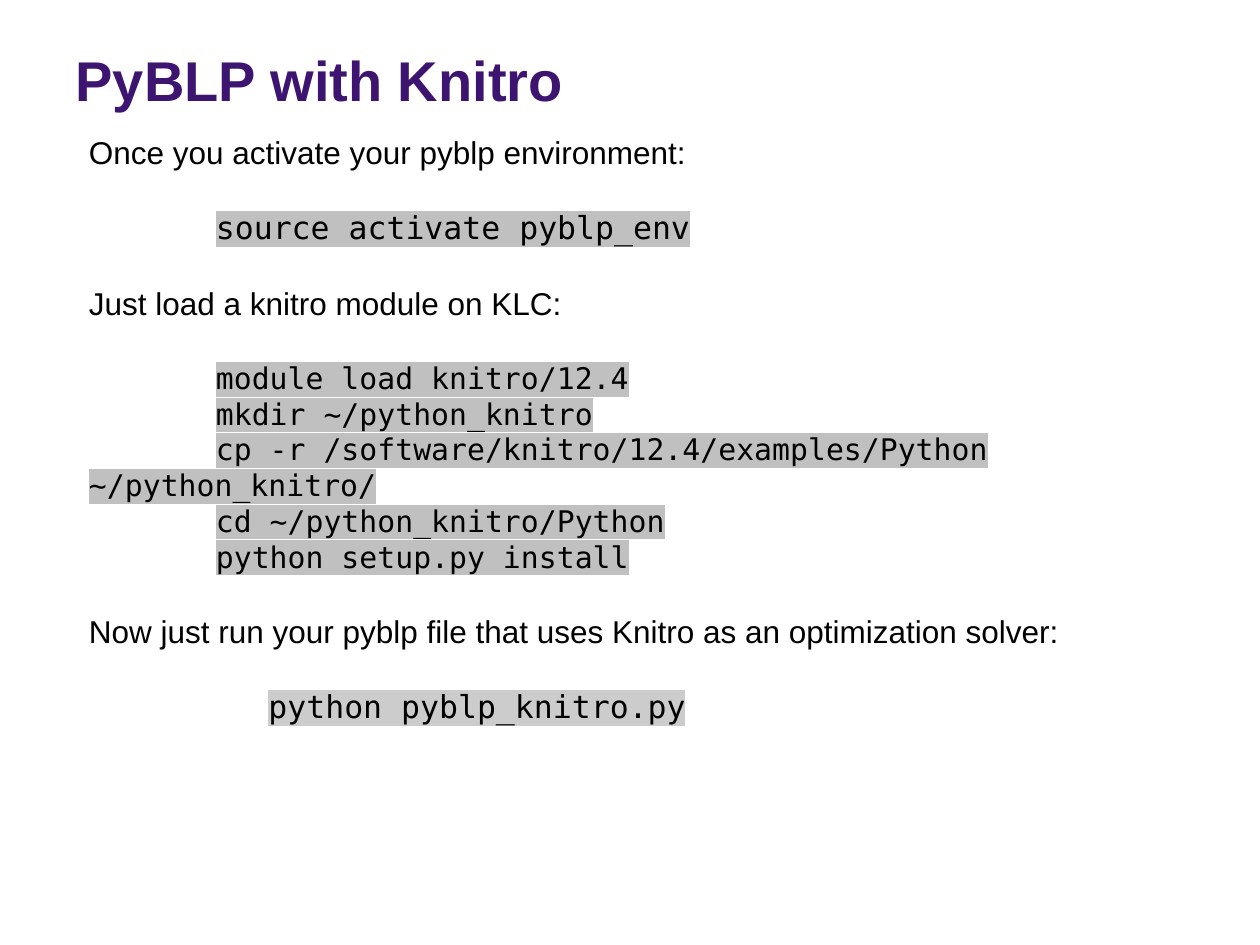
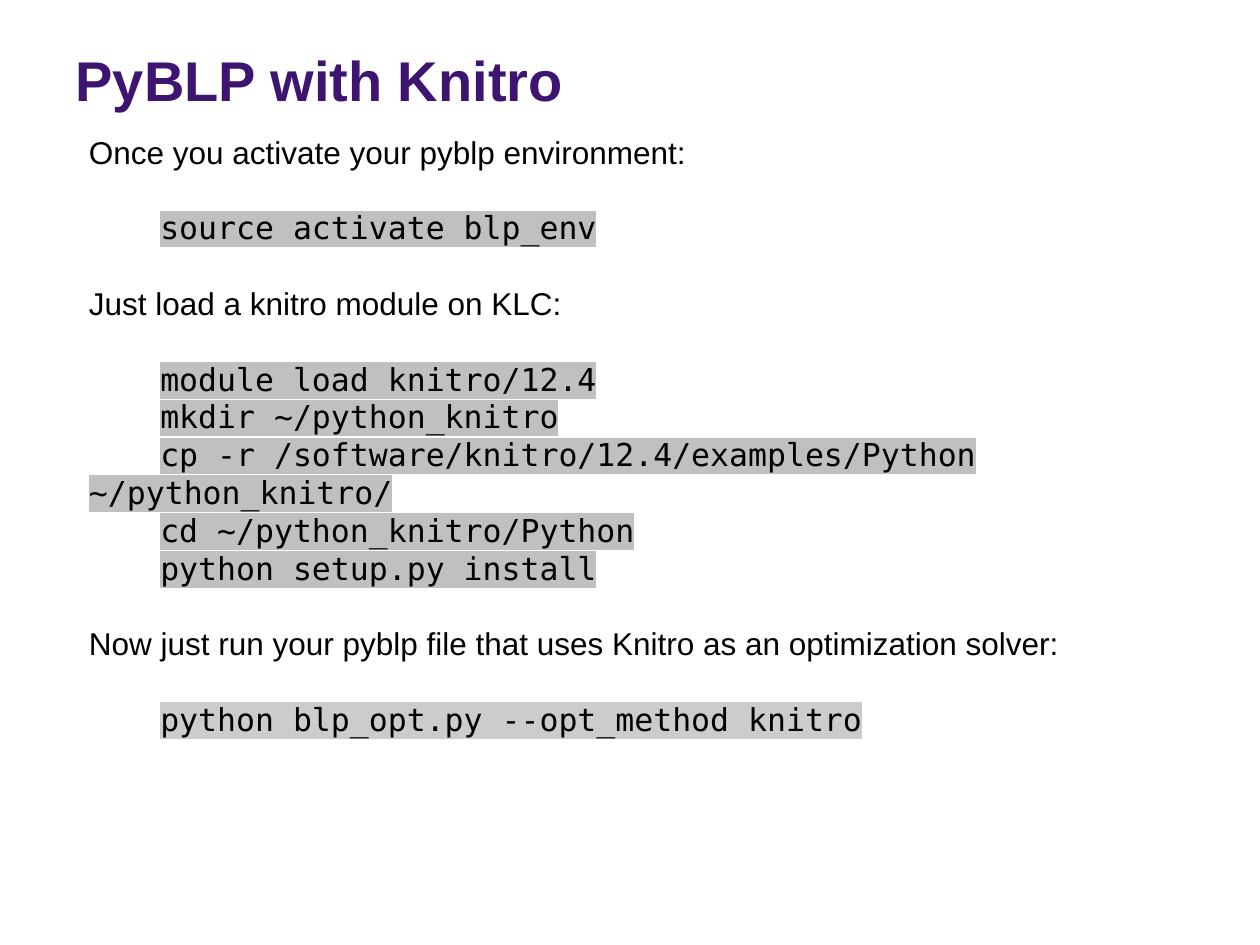
Before and after one commit to rs-kellogg/2023-phd-workshop, a slide deck: slide 16 of session-5-pyblp/Session 5 - PyBLP.pptx (slide 15 before the commit). Drawn at 1260x945 pixels with LibreOffice and Linux fonts; fonts in the diff are those of the drawing; background and template pictures are left out. Boxes give left, top, right and bottom in pixels: in the first picture for what was removed or moved away, otherwise in the second. Text is boxed around its words. In the diff, an @@ line names an element or a change of style, - is before the commit and + after.

```diff
--- a/session-5-pyblp/Session 5 - PyBLP.pptx
+++ b/session-5-pyblp/Session 5 - PyBLP.pptx
@@ text at box(160, 214, 597, 247): text changed @@
-source activate pyblp_env
+source activate blp_env
@@ text at box(89, 365, 976, 587): size 17 to 18 pt in "module load knitro/12.4", "mkdir ~/python_knitro", "cp -r /software/knitro/12.4/examples/Python ~/python_knitro/", "cd ~/python_knitro/Python" and 1 more places; indent changed @@
@@ text at box(160, 707, 862, 738): text changed @@
-python pyblp_knitro.py
+python blp_opt.py --opt_method knitro
```
Also in this commit, not shown: 6 other slides changed, 4 slides added, 1 slide removed.
